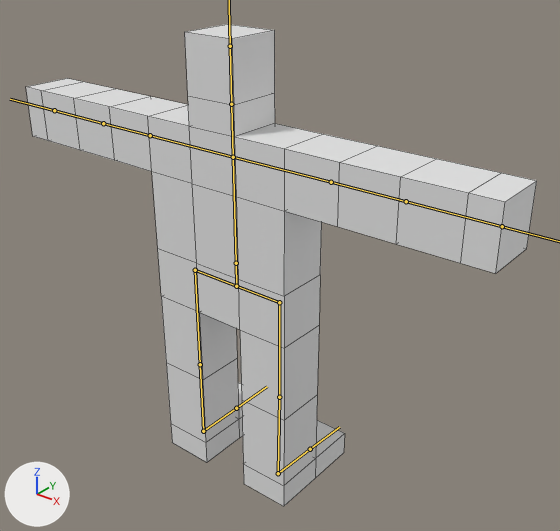
What one commit did to the FBX model GameEmptyReplaceMe/Game/DataSource/FBXs/AnimGuy.fbx.
The view is the same before and after, from a 50 mm lens placed at (1.69, -1.87, 1.3), pointed at (0.08, 0.15, 0.05). Arrows for +X, +Y and +Z are at lower left; the lights stay in place. The bones that bend it are drawn over the model as lines. Mesh edges are drawn as thin lines.
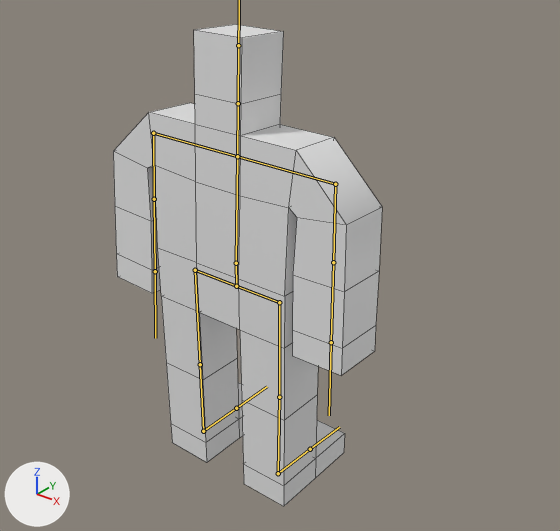
The newer file adds an action. The first version stands in its rest pose; the second is drawn at frame 13 of the action 'Armature|Idle'.

Pixel boxes [x1, y1, x2, y2] of what changed, in the pictures (560 x 531 px):
'Cube', posed (47% narrower)
    before: [26, 24, 537, 506]
    after: [113, 24, 382, 506]
bone 'Bone.001', root to tip
    before: (236, 263) to (233, 157)
    after: (236, 263) to (237, 156)
bone 'Bone.004', root to tip
    before: (150, 135) to (103, 123)
    after: (153, 133) to (154, 199)
bone 'Bone.007', root to tip
    before: (331, 182) to (406, 201)
    after: (335, 184) to (333, 262)

Patch to the scene script:
```diff
--- a/GameEmptyReplaceMe/Game/DataSource/FBXs/AnimGuy.fbx.py
+++ b/GameEmptyReplaceMe/Game/DataSource/FBXs/AnimGuy.fbx.py
@@ bone_bone_001 @@
 bone_bone_001 = bpy.data.objects['Armature'].pose.bones['Bone.001']  # child of 'Bone'
-bone_bone_001.rotation_quaternion = (1.0, 0.0, 0.0, 0.0)  # degrees (0, 0, 0)
+bone_bone_001.rotation_quaternion = (1.0, -0.017, 0.003, -0.009)  # degrees (-2, 0, -1)
@@ bone_bone_004 @@
 bone_bone_004 = bpy.data.objects['Armature'].pose.bones['Bone.004']  # child of 'Bone.003'
-bone_bone_004.rotation_quaternion = (1.0, 0.0, 0.0, 0.0)  # degrees (0, 0, 0)
+bone_bone_004.rotation_quaternion = (0.717, -0.698, 0.004, 0.0)  # degrees (-88, 0, 0)
@@ bone_bone_007 @@
 bone_bone_007 = bpy.data.objects['Armature'].pose.bones['Bone.007']  # child of 'Bone.006'
-bone_bone_007.rotation_quaternion = (1.0, 0.0, 0.0, 0.0)  # degrees (0, 0, 0)
+bone_bone_007.rotation_quaternion = (0.721, -0.692, 0.004, 0.0)  # degrees (-88, 0, 0)
```
